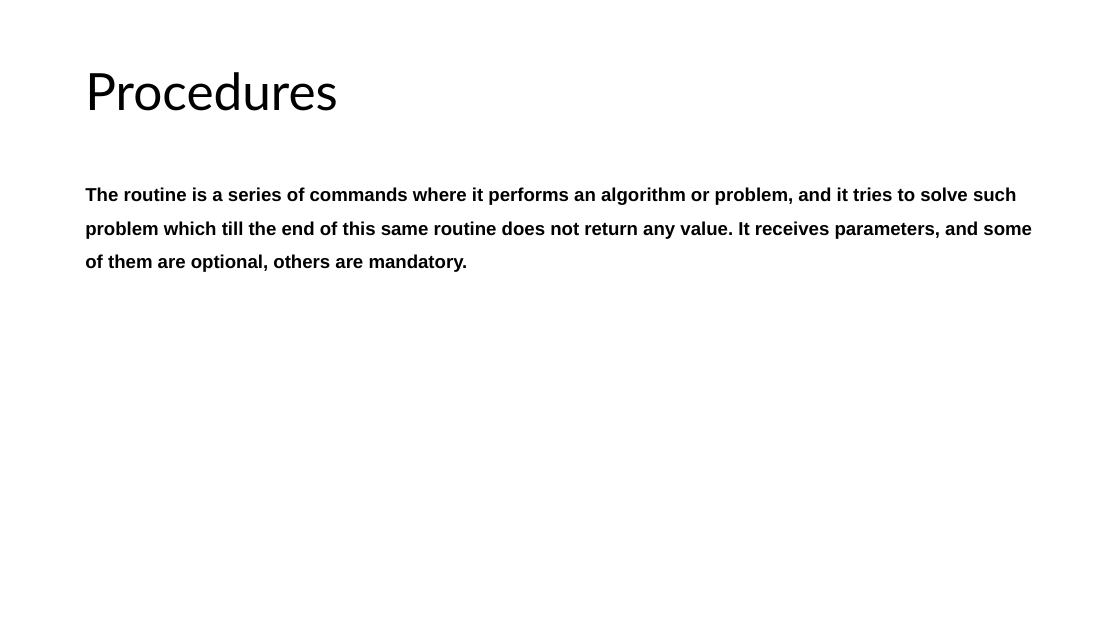
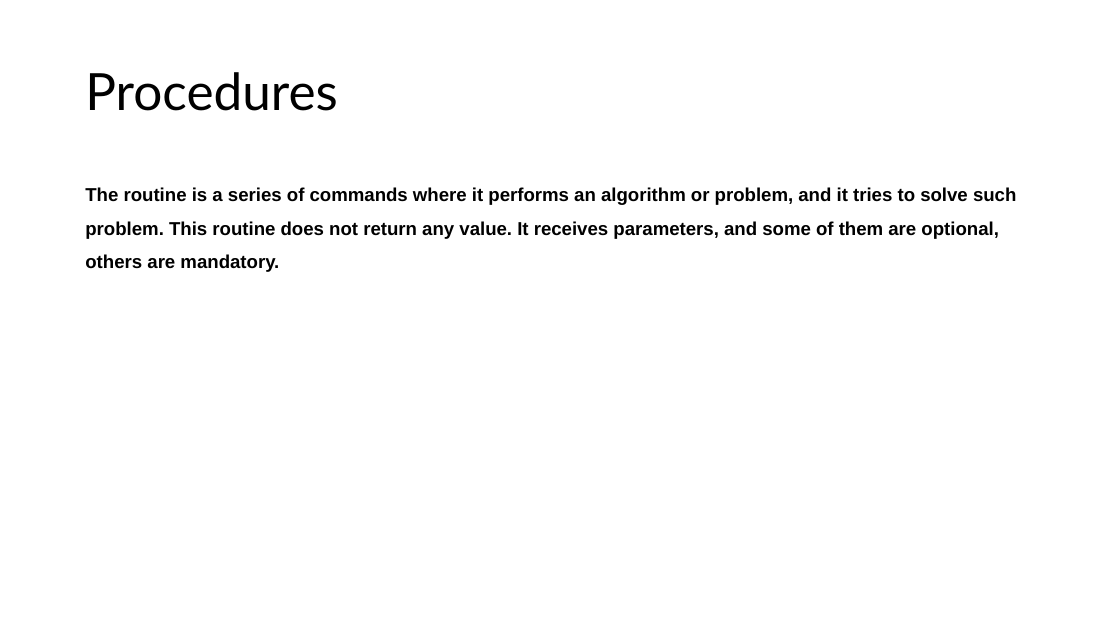
Before and after one commit to abelcondear/course, a slide deck: slide 5 of powerpoint/introduction-course.pptx. Drawn at 1120x630 pixels with LibreOffice and Linux fonts; fonts in the diff are those of the drawing. Boxes give left, top, right and bottom in pixels: in the first picture for what was removed or moved away, otherwise in the second. Text is boxed around its words. In the diff, an @@ line names an element or a change of style, - is before the commit and + after.

```diff
--- a/powerpoint/introduction-course.pptx
+++ b/powerpoint/introduction-course.pptx
@@ text at [85,187,1016,272]: text changed @@
-The routine is a series of commands where it performs an algorithm or problem, and it tries to solve such problem which till the end of this same routine does not return any value. It receives parameters, and some of them are optional, others are mandatory.
+The routine is a series of commands where it performs an algorithm or problem, and it tries to solve such problem. This routine does not return any value. It receives parameters, and some of them are optional, others are mandatory.
```
Also in this commit, not shown: 3 other slides changed, 1 slide added, 4 other files.
